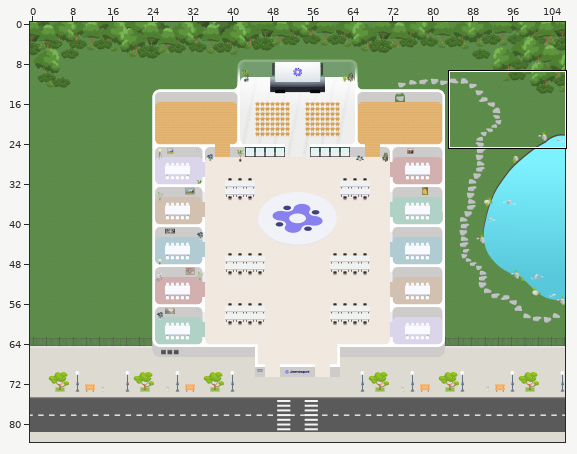
A Tiled map gets an edit: 2026-new-Jland/jland.tmx. Above, an overview of the earlier version with the close-up marked.
Close-up. First the earlier version:
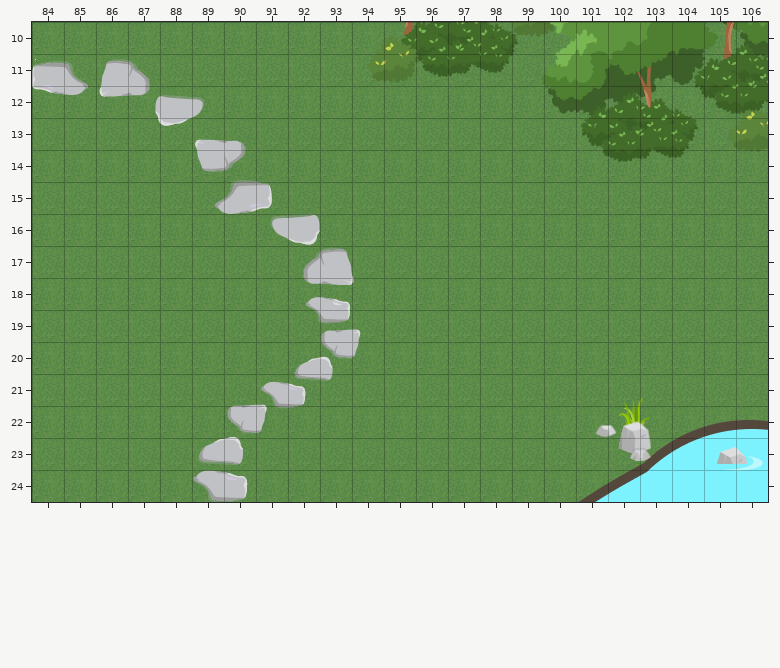
Cells are 32x32 px. Shown: x 84..106, y 10..24. The commit also changed other parts of the map, which this record leaves out. Tiles whose own drawing changed are shown in their newer look in all pictures.
The result:
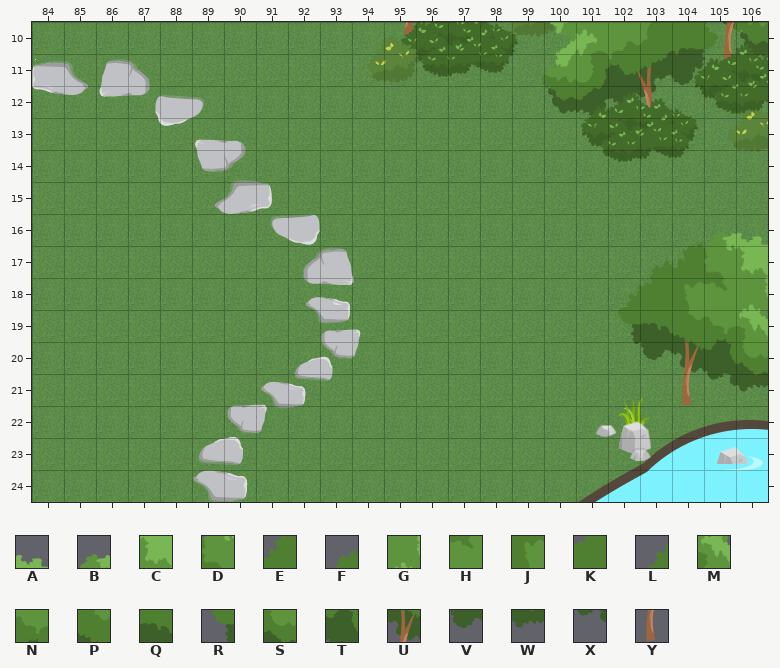
Key: from "Misc": A 70 flipped left-right, B 71 flipped left-right, C 110 flipped left-right, D 111 flipped left-right, E 112 flipped left-right, F 113 flipped left-right, G 150 flipped left-right, H 151 flipped left-right, J 152 flipped left-right, K 153 flipped left-right, L 154 flipped left-right, M 190 flipped left-right, N 191 flipped left-right, P 192 flipped left-right, Q 193 flipped left-right, R 194 flipped left-right, S 230 flipped left-right, T 231 flipped left-right, U 232 flipped left-right, V 233 flipped left-right, W 270 flipped left-right, X 271 flipped left-right, Y 272 flipped left-right.
_ is an empty cell.
The edit:
Layer "Misc Down":
y 21: x 104..105 __ -> YX
Layer "Misc up":
y 16: x 105..106 __ -> BA
y 17: x 103..106 ____ -> FEDC
y 18: x 102..106 _____ -> LKJHG
y 19: x 102..106 _____ -> RQPNM
y 20: x 103..106 ____ -> VUTS
y 21: x 105..106 __ -> XW
Boxes around the changes in both close-ups, in picture pixels (x1, y1, x2, y2):
added: (618, 232, 768, 406)
